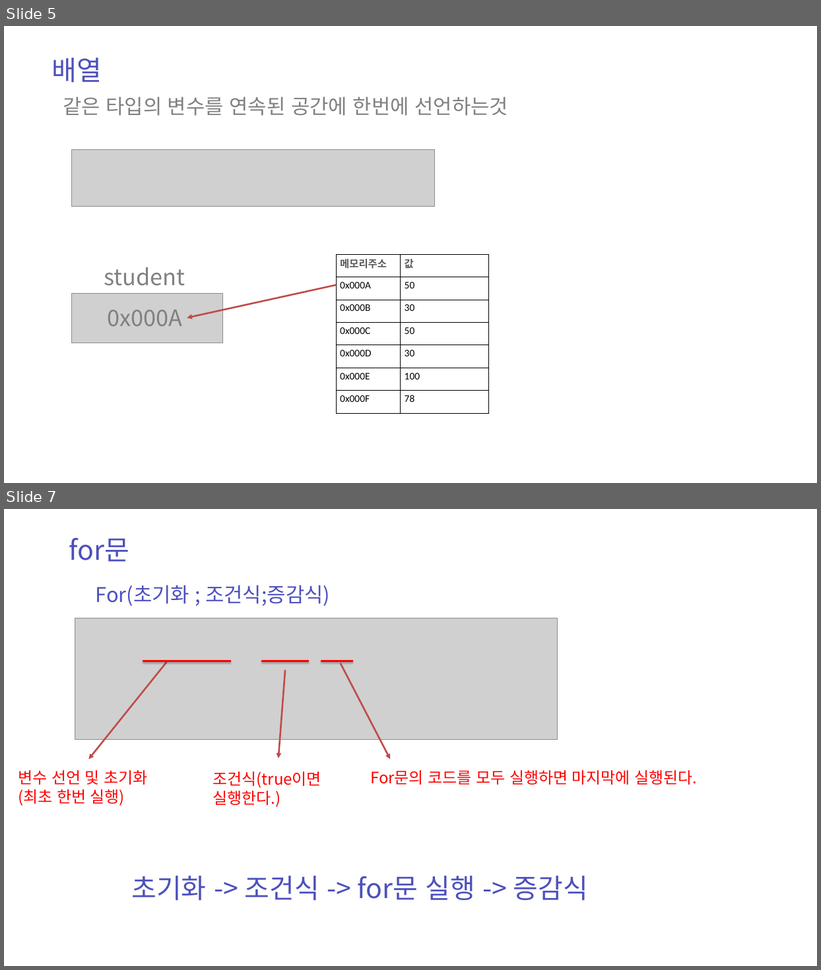
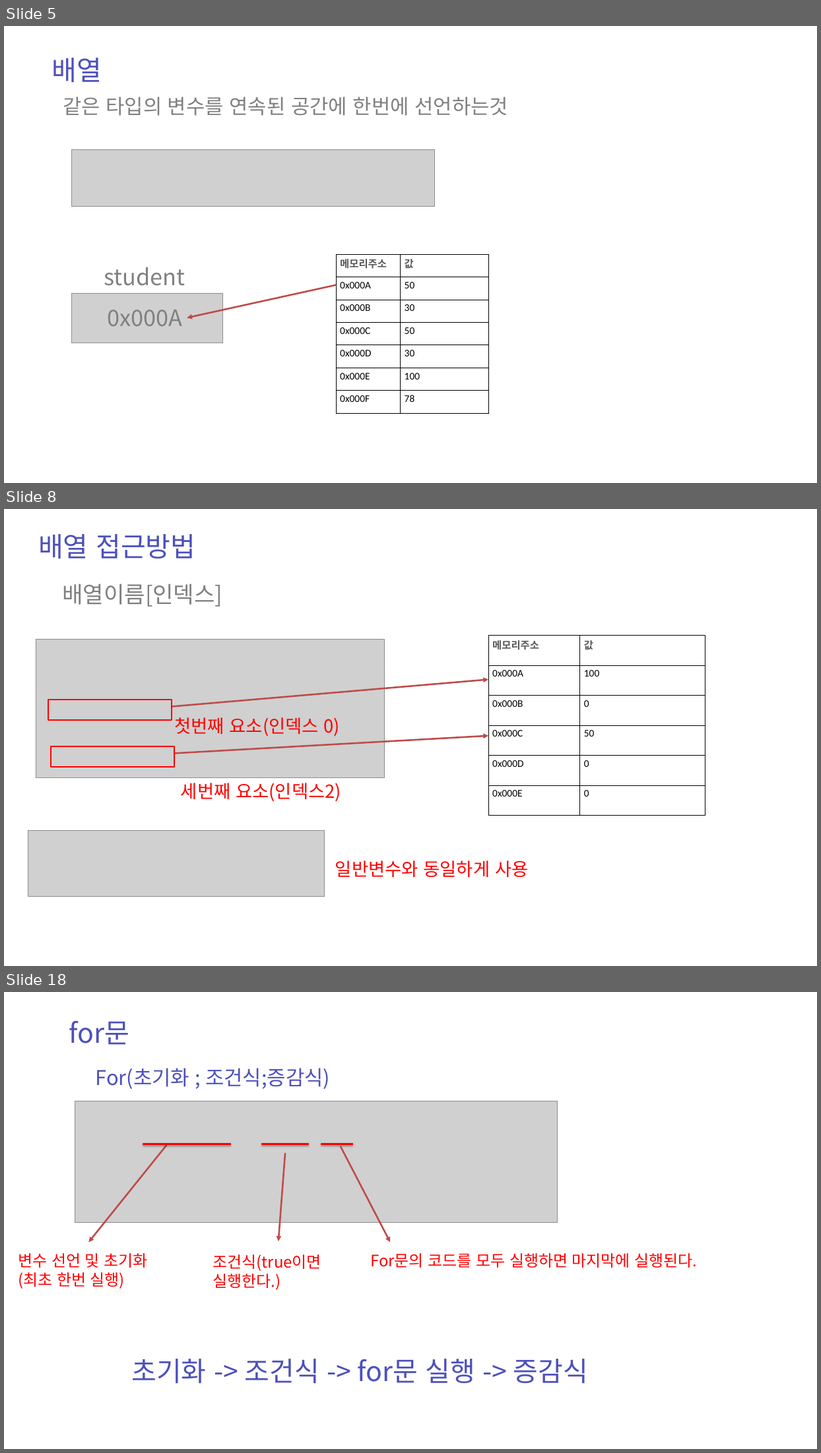
Before and after one commit to zest132/JavaLecture, a slide deck: JavaLecture/LectureFile/java 5강.pptx. Shown one above the other, each under a label of ours: slides 5 and 7 before the commit, slides 5, 8 and 18 after it; the slides between them are not shown. The pictures are 821x970 and 821x1453 pixels, drawn with LibreOffice and Linux fonts; fonts in the diff are those of the drawing; grey boxes stand for pictures. Boxes give left, top, right and bottom in pixels: in the first picture for what was removed or moved away, otherwise in the second. Text is boxed around its words. In the diff, an @@ line names an element or a change of style, - is before the commit and + after.

```diff
--- a/JavaLecture/LectureFile/java 5강.pptx
+++ b/JavaLecture/LectureFile/java 5강.pptx
@@ slide 8 added at (x1=4, y1=509, x2=817, y2=966), background #FFFFFF @@
@@ text added at (x1=38, y1=534, x2=195, y2=559), 48 pt, text #4C50BC @@
+배열 접근방법
@@ text added at (x1=62, y1=584, x2=222, y2=607), 40 pt, text #808080 @@
+배열이름[인덱스]
@@ picture added at (x1=36, y1=639, x2=384, y2=778) @@
@@ table added at (x1=488, y1=636, x2=706, y2=815), 6 rows, 2 columns @@
+메모리주소 | 값
+0x000A | 100
+0x000B | 0
+0x000C | 50
+0x000D | 0
+0x000E | 0
@@ arrow added from (172, 706) to (488, 680), #BF4C48 3 pt @@
@@ rectangle added at (x1=48, y1=700, x2=171, y2=720), outline #FF0000 2 pt @@
@@ text added at (x1=174, y1=718, x2=340, y2=736), 32 pt, text #FF0000 @@
+첫번째 요소(인덱스 0)
@@ arrow added from (174, 753) to (488, 736), #BF4C48 3 pt @@
@@ rectangle added at (x1=51, y1=747, x2=174, y2=767), outline #FF0000 2 pt @@
@@ text added at (x1=181, y1=783, x2=341, y2=802), 32 pt, text #FF0000 @@
+세번째 요소(인덱스2)
@@ picture added at (x1=28, y1=830, x2=324, y2=897) @@
@@ text added at (x1=335, y1=861, x2=528, y2=877), 32 pt, text #FF0000 @@
+일반변수와 동일하게 사용
@@ what was slide 7 is now slide 18 @@
```
Also in this commit, not shown: 1 slide changed, 10 other slides added, 1 other file.
